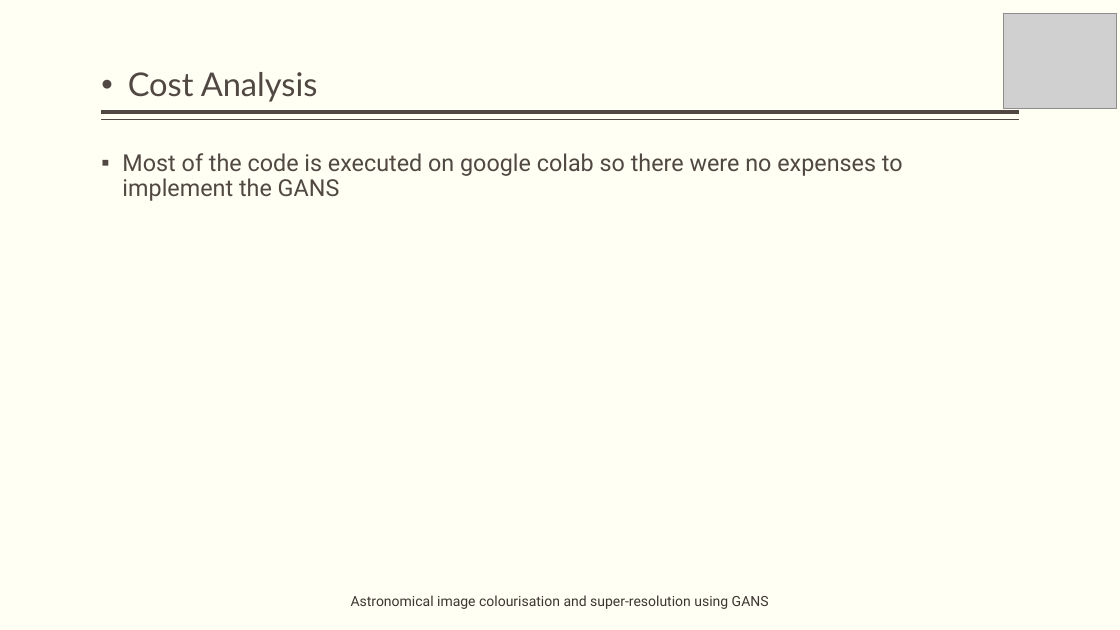
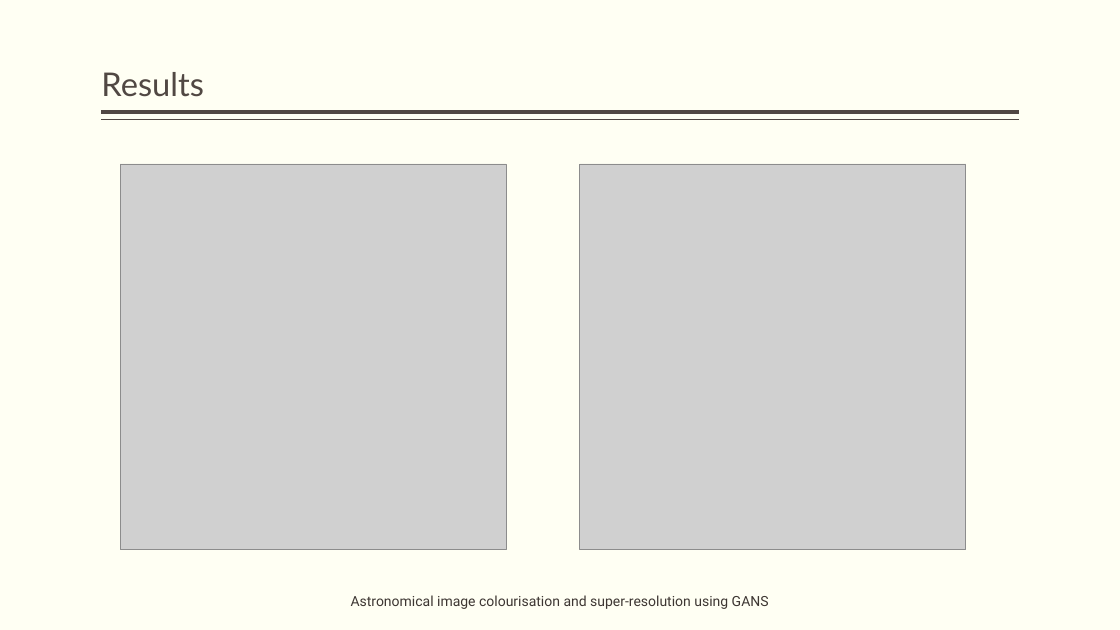
Before and after one commit to obi-wan-shinobi/Literature-Review, a slide deck: slide 16 of Presentation/Stage_2/stage_2_presentation.pptx (slide 12 before the commit). Drawn at 1120x630 pixels with LibreOffice and Linux fonts; fonts in the diff are those of the drawing; grey boxes stand for pictures. Boxes give left, top, right and bottom in pixels: in the first picture for what was removed or moved away, otherwise in the second. Text is boxed around its words. In the diff, an @@ line names an element or a change of style, - is before the commit and + after.

```diff
--- a/Presentation/Stage_2/stage_2_presentation.pptx
+++ b/Presentation/Stage_2/stage_2_presentation.pptx
@@ picture removed at <box>1003,13,1117,108</box> @@
@@ title at <box>101,72,203,97</box>: text changed @@
-• Cost Analysis
+Results
@@ picture added at <box>120,164,506,549</box> @@
@@ text removed at <box>122,153,903,201</box> @@
-▪ Most of the code is executed on google colab so there were no expenses to implement the GANS
@@ picture added at <box>580,164,965,549</box> @@
```
Also in this commit, not shown: 6 other slides changed, 14 slides added, 43 other files.
